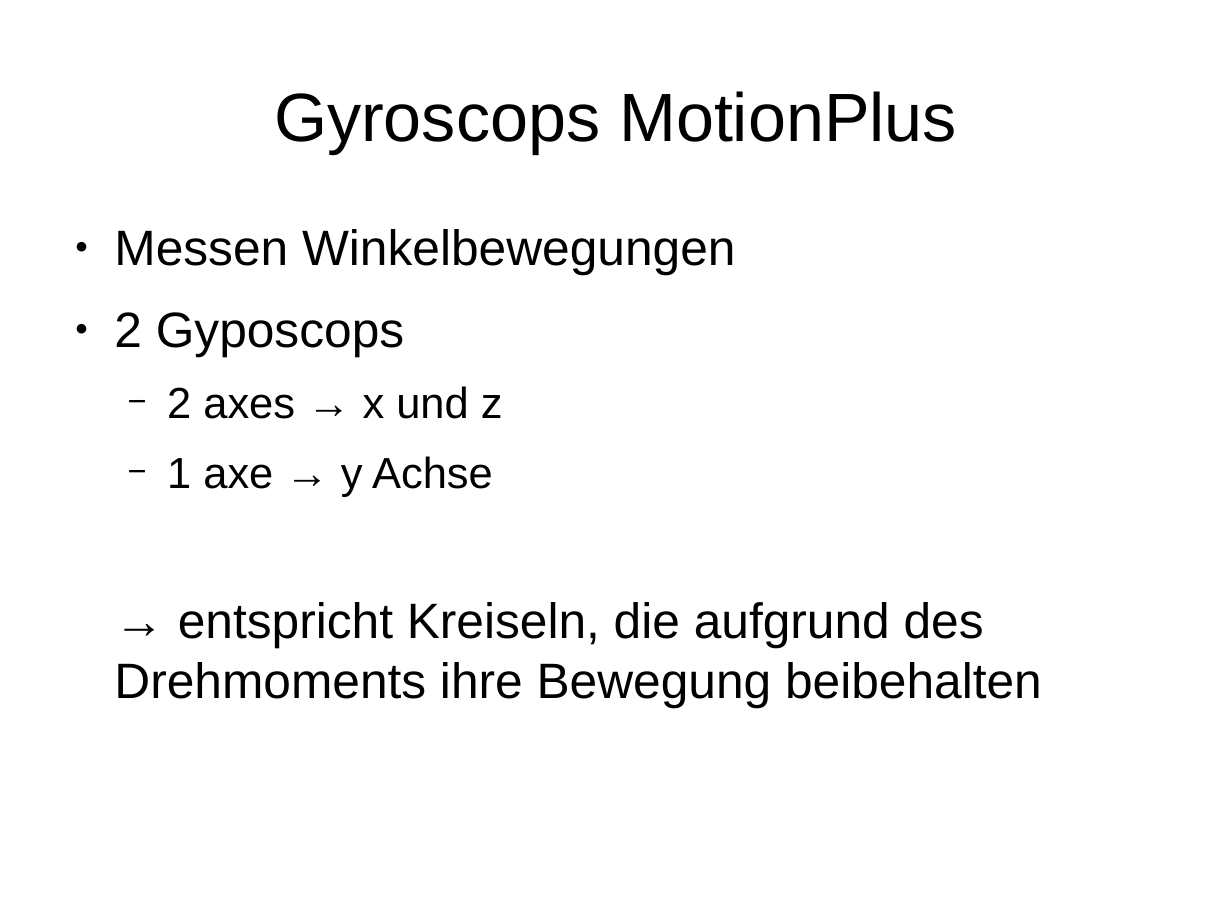
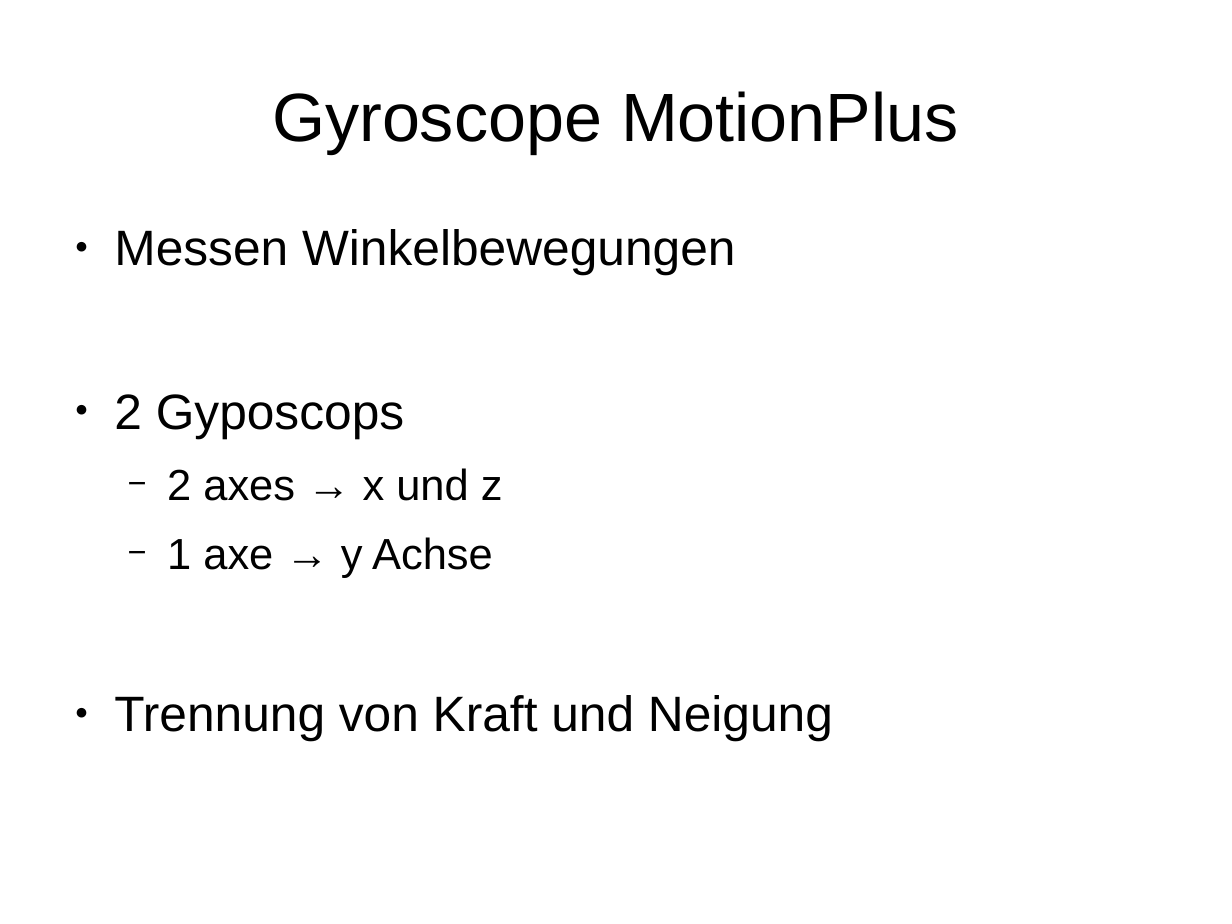
Before and after one commit to plumskl0/Keelan_Neo, a slide deck: slide 15 of VortragMileStoneOne.odp (slide 27 before the commit). Drawn at 1232x924 pixels with LibreOffice and Linux fonts; fonts in the diff are those of the drawing. Boxes give left, top, right and bottom in pixels: in the first picture for what was removed or moved away, otherwise in the second. Text is boxed around its words. In the diff, an @@ line names an element or a change of style, - is before the commit and + after.

```diff
--- a/VortragMileStoneOne.odp
+++ b/VortragMileStoneOne.odp
@@ title at (x1=272, y1=91, x2=959, y2=153): text changed @@
-Gyroscops MotionPlus
+Gyroscope MotionPlus
@@ text at (x1=114, y1=695, x2=833, y2=741): text changed @@
-→ entspricht Kreiseln, die aufgrund des Drehmoments ihre Bewegung beibehalten
+● Trennung von Kraft und Neigung
```
Also in this commit, not shown: 2 other slides changed, 5 slides added, 13 slides removed.
